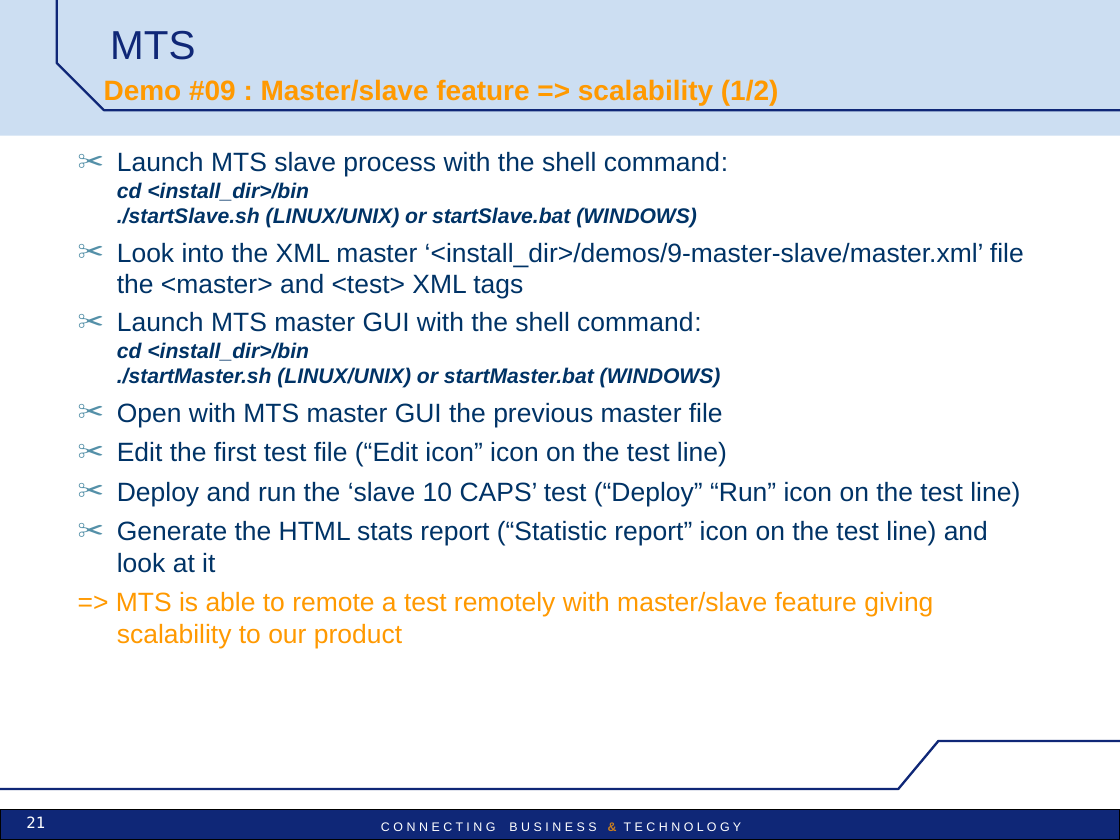
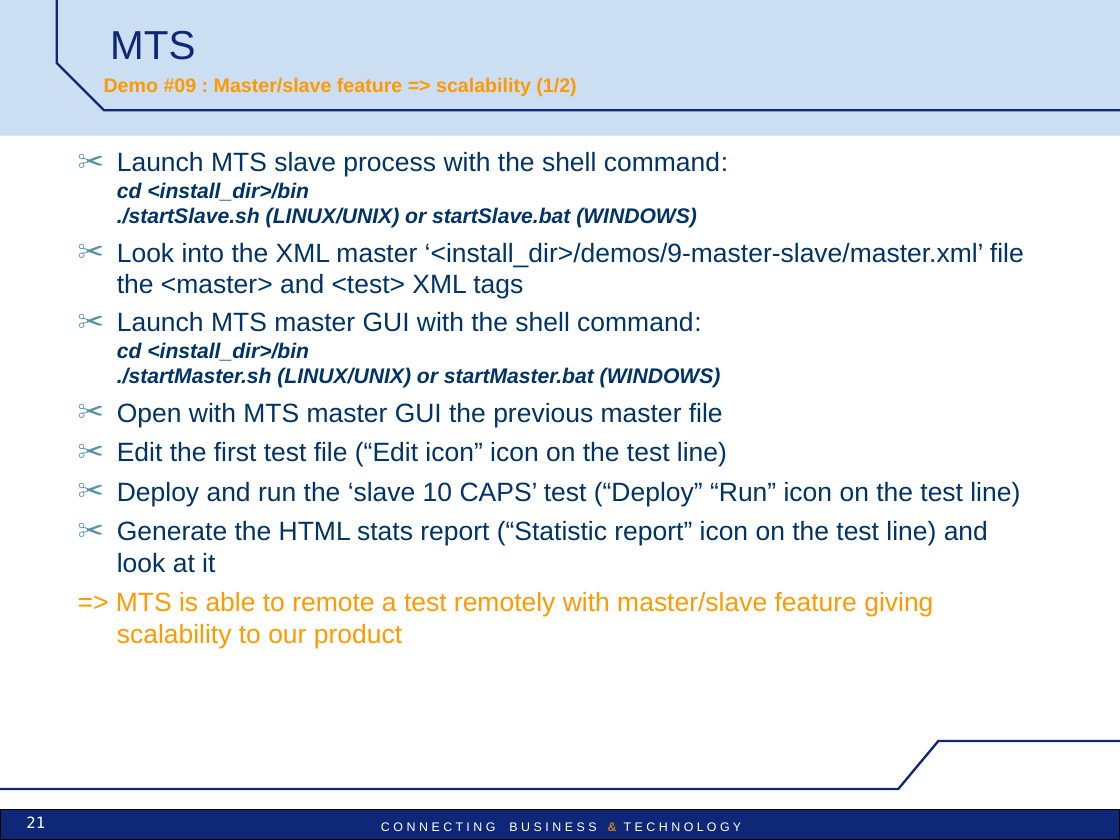
Before and after one commit to vu3mmg/mts-project, a slide deck: slide 21 of trunk/mts/src/main/doc/MTS_pres_demos.ppt. Drawn at 1120x840 pixels with LibreOffice and Linux fonts; fonts in the diff are those of the drawing; background and template pictures are left out. Boxes give left, top, right and bottom in pixels: in the first picture for what was removed or moved away, otherwise in the second. Text is boxed around its words. In the diff, an @@ line names an element or a change of style, - is before the commit and + after.

```diff
--- a/trunk/mts/src/main/doc/MTS_pres_demos.ppt
+++ b/trunk/mts/src/main/doc/MTS_pres_demos.ppt
@@ text "Demo #09 : Master/slave feature ..." at (104,77,576,96): size 18 to 12.6 pt @@
```
Also in this commit, not shown: 25 other slides changed, 31 other files.
